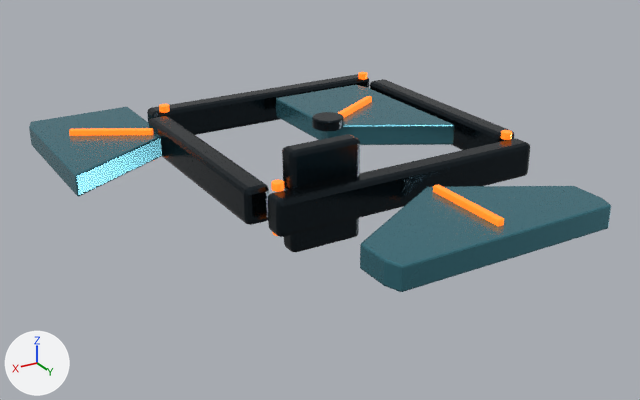
Two versions of the glTF model output/vertical_access_hatches/glb/07_square_sliding_tripartite.glb, one commit apart.
One viewpoint serves both versions: a 50 mm lens placed at (1.82, 2.97, 1.2), pointed at (0.19, 0.25, -0.16). Lighting does not change. The marker at lower left points along +X, +Y and +Z. The older version comes first. Both versions are drawn at frame 60 of the action 'open_07_square_sliding_tripartite_panel_2'; the numbers are the values there.

Names of what the first picture shows: 'Control_Bottom_Housing', 'Control_Top_Housing', 'Frame_East.003', 'Frame_North.003', 'Frame_South.003', 'Frame_West.003', 'Tripartite_Central_Lock', 'Tripartite_Top_Accent_Rib_1', 'Tripartite_Top_Accent_Rib_2', 'Tripartite_rectangle_Panel_1', 'Tripartite_rectangle_Panel_2', 'Tripartite_rectangle_Panel_3' and 5 more.
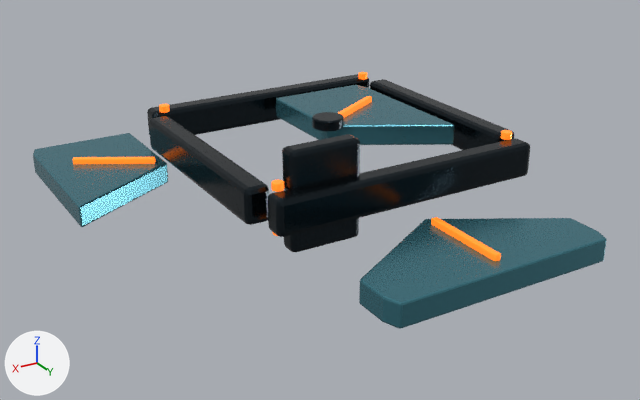
ob_radial_sliding_panel_1 is not drawn itself; it is the parent of ob_tripartite_bottom_accent_rib_1, ob_tripartite_rectangle_panel_1, ob_tripartite_top_accent_rib_1.
ob_radial_sliding_panel_2 is not drawn itself; it is the parent of ob_tripartite_bottom_accent_rib_2, ob_tripartite_rectangle_panel_2, ob_tripartite_top_accent_rib_2.

The change in detail:
Object 'Radial_Sliding_Panel_1' (ob_radial_sliding_panel_1) moves from (0.58, -0.335, -0.035) to (0.58, -0.335, -0.16).
Object 'Radial_Sliding_Panel_2' (ob_radial_sliding_panel_2) moves from (0.0, 0.67, -0.035) to (0.0, 0.67, -0.16).

Location of each change, (x1, y1, x2, y2) in pixels of the pictures (640 x 400 px):
'Tripartite_rectangle_Panel_2', moved
    before: (360, 186, 611, 292)
    after: (359, 218, 606, 329)
'Tripartite_rectangle_Panel_1', moved
    before: (29, 107, 162, 197)
    after: (33, 133, 168, 227)
'Tripartite_Top_Accent_Rib_2', moved
    before: (433, 184, 504, 226)
    after: (431, 217, 501, 261)
'Tripartite_Top_Accent_Rib_1', moved
    before: (69, 128, 153, 136)
    after: (72, 157, 156, 164)
